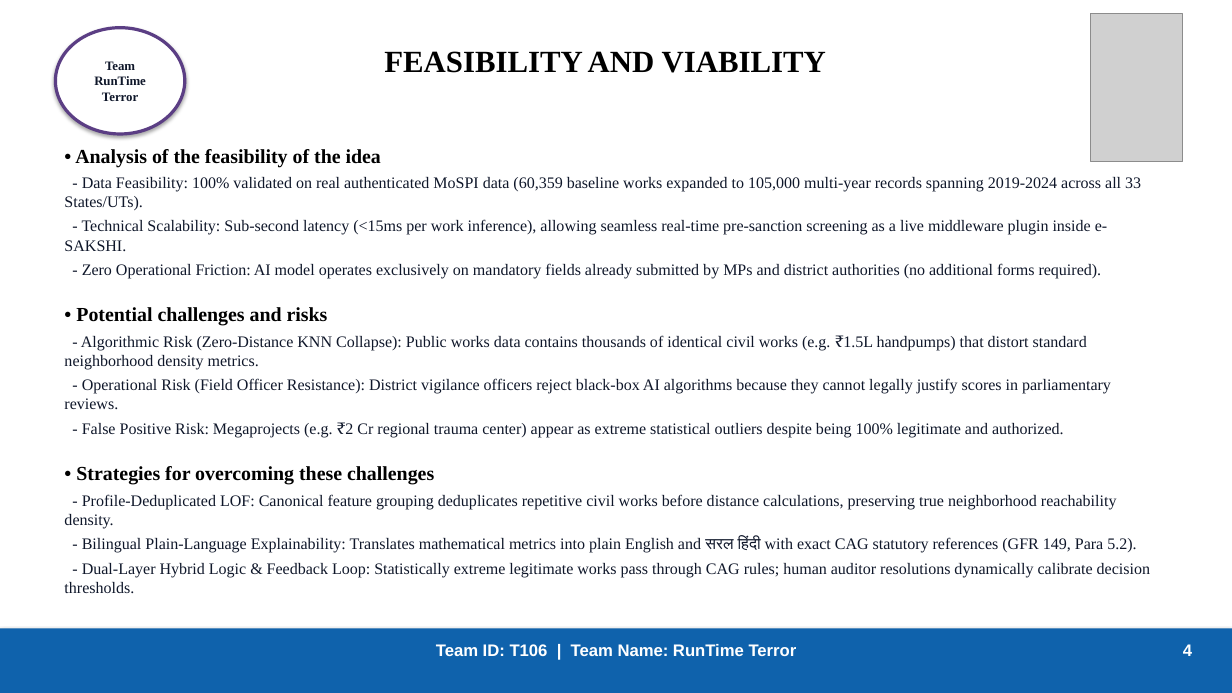
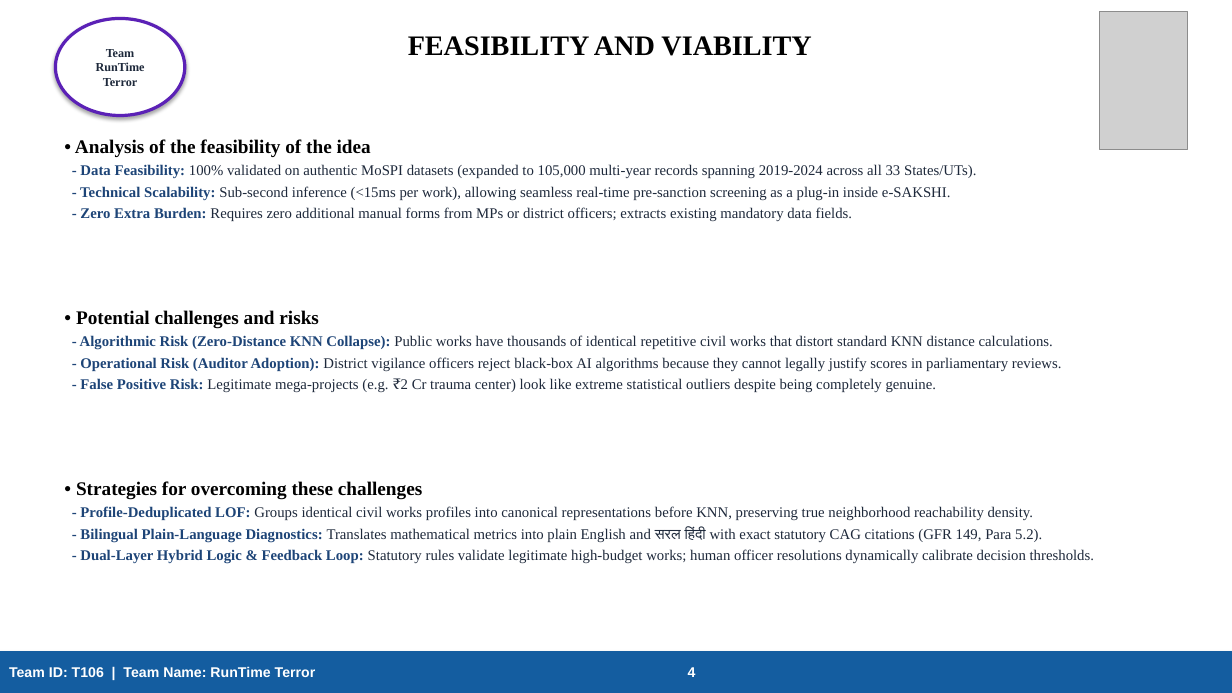
Before and after one commit to DONTcompeteIFWEAk/SIH26102-MPLADS-Anomaly-Detection, a slide deck: slide 4 of SIH2026_IDEA_Presentation_SIH26102_T106.pptx. Drawn at 1232x693 pixels with LibreOffice and Linux fonts; fonts in the diff are those of the drawing; grey boxes stand for pictures. Boxes give left, top, right and bottom in pixels: in the first picture for what was removed or moved away, otherwise in the second. Text is boxed around its words. In the diff, an @@ line names an element or a change of style, - is before the commit and + after.

```diff
--- a/SIH2026_IDEA_Presentation_SIH26102_T106.pptx
+++ b/SIH2026_IDEA_Presentation_SIH26102_T106.pptx
@@ rectangle removed at (0,0,1232,693) @@
@@ ellipse "Team RunTime Terror": place and size @@
-ellipse "Team RunTime Terror" at (55,28,185,134)
+ellipse "Team RunTime Terror" at (55,18,185,116)
@@ ellipse "Team RunTime Terror" at (55,18,185,116): size 10 to 9.5 pt, text colour #0F172A to #1E293B; outline #5B3E84 2.5 pt to #5B21B6 2.5 pt @@
@@ text "FEASIBILITY AND VIABILITY": place and size @@
-text "FEASIBILITY AND VIABILITY" at (384,51,826,73)
+text "FEASIBILITY AND VIABILITY" at (408,36,811,56)
@@ text "FEASIBILITY AND VIABILITY" at (408,36,811,56): size 24 to 22 pt @@
@@ picture: place and size @@
-picture at (1091,14,1183,162)
+picture at (1100,11,1188,150)
@@ text "• Analysis of the feasibility ...": place and size @@
-text "• Analysis of the feasibility ..." at (64,149,1141,279)
+text "• Analysis of the feasibility ..." at (75,139,976,221)
@@ text at (75,139,371,157): size 15.5 to 15 pt in "• Analysis of the feasibility of the ..." @@
@@ text at (80,164,976,221): text changed; size 12.5 to 11.5 pt; text colour #0F172A to #1E293B @@
-- Data Feasibility: 100% validated on real authenticated MoSPI data (60,359 baseline works expanded to 105,000 multi-year records spanning 2019-2024 across all 33 States/UTs).
-- Technical Scalability: Sub-second latency (<15ms per work inference), allowing seamless real-time pre-sanction screening as a live middleware plugin inside e-SAKSHI.
-- Zero Operational Friction: AI model operates exclusively on mandatory fields already submitted by MPs and district authorities (no additional forms required).
+- Data Feasibility: 100% validated on authentic MoSPI datasets (expanded to 105,000 multi-year records spanning 2019-2024 across all 33 States/UTs).
+- Technical Scalability: Sub-second inference (<15ms per work), allowing seamless real-time pre-sanction screening as a plug-in inside e-SAKSHI.
+- Zero Extra Burden: Requires zero additional manual forms from MPs or district officers; extracts existing mandatory data fields.
@@ text at (76,310,319,328): size 15.5 to 15 pt in "• Potential challenges and risks" @@
@@ text at (80,335,1062,392): text changed; size 12.5 to 11.5 pt; text colour #0F172A to #1E293B @@
-- Algorithmic Risk (Zero-Distance KNN Collapse): Public works data contains thousands of identical civil works (e.g. ₹1.5L handpumps) that distort standard neighborhood density metrics.
-- Operational Risk (Field Officer Resistance): District vigilance officers reject black-box AI algorithms because they cannot legally justify scores in parliamentary reviews.
-- False Positive Risk: Megaprojects (e.g. ₹2 Cr regional trauma center) appear as extreme statistical outliers despite being 100% legitimate and authorized.
+- Algorithmic Risk (Zero-Distance KNN Collapse): Public works have thousands of identical repetitive civil works that distort standard KNN distance calculations.
+- Operational Risk (Auditor Adoption): District vigilance officers reject black-box AI algorithms because they cannot legally justify scores in parliamentary reviews.
+- False Positive Risk: Legitimate mega-projects (e.g. ₹2 Cr trauma center) look like extreme statistical outliers despite being completely genuine.
@@ text "• Strategies for overcoming these ...": place and size @@
-text "• Strategies for overcoming these ..." at (64,466,1150,593)
+text "• Strategies for overcoming these ..." at (76,481,1094,563)
@@ text at (76,481,422,499): size 15.5 to 15 pt in "• Strategies for overcoming these challenges" @@
@@ text at (80,506,1094,563): text changed; size 12.5 to 11.5 pt; text colour #0F172A to #1E293B @@
-- Profile-Deduplicated LOF: Canonical feature grouping deduplicates repetitive civil works before distance calculations, preserving true neighborhood reachability density.
-- Bilingual Plain-Language Explainability: Translates mathematical metrics into plain English and सरल हिंदी with exact CAG statutory references (GFR 149, Para 5.2).
-- Dual-Layer Hybrid Logic & Feedback Loop: Statistically extreme legitimate works pass through CAG rules; human auditor resolutions dynamically calibrate decision thresholds.
+- Profile-Deduplicated LOF: Groups identical civil works profiles into canonical representations before KNN, preserving true neighborhood reachability density.
+- Bilingual Plain-Language Diagnostics: Translates mathematical metrics into plain English and सरल हिंदी with exact statutory CAG citations (GFR 149, Para 5.2).
+- Dual-Layer Hybrid Logic & Feedback Loop: Statutory rules validate legitimate high-budget works; human officer resolutions dynamically calibrate decision thresholds.
@@ rectangle removed at (0,628,1232,693) @@
@@ rectangle "Team ID: T106 | Team ...": place and size @@
-rectangle "Team ID: T106 | Team ..." at (436,644,797,656)
+rectangle "Team ID: T106 | Team ..." at (0,652,1232,693)
@@ rectangle "Team ID: T106 | Team ..." at (0,652,1232,693): vertical alignment top to middle; fill none to #145DA0; outline none to #145DA0 0.75 pt; shadow on @@
@@ text removed at (1183,644,1192,656) @@
-4
@@ text in rectangle at (9,666,696,677): text changed; size 13 to 11 pt @@
-Team ID: T106 | Team Name: RunTime Terror
+Team ID: T106 | Team Name: RunTime Terror 4
```
Also in this commit, not shown: 3 other slides changed, 3 slides added, 3 slides removed, 27 other files.
